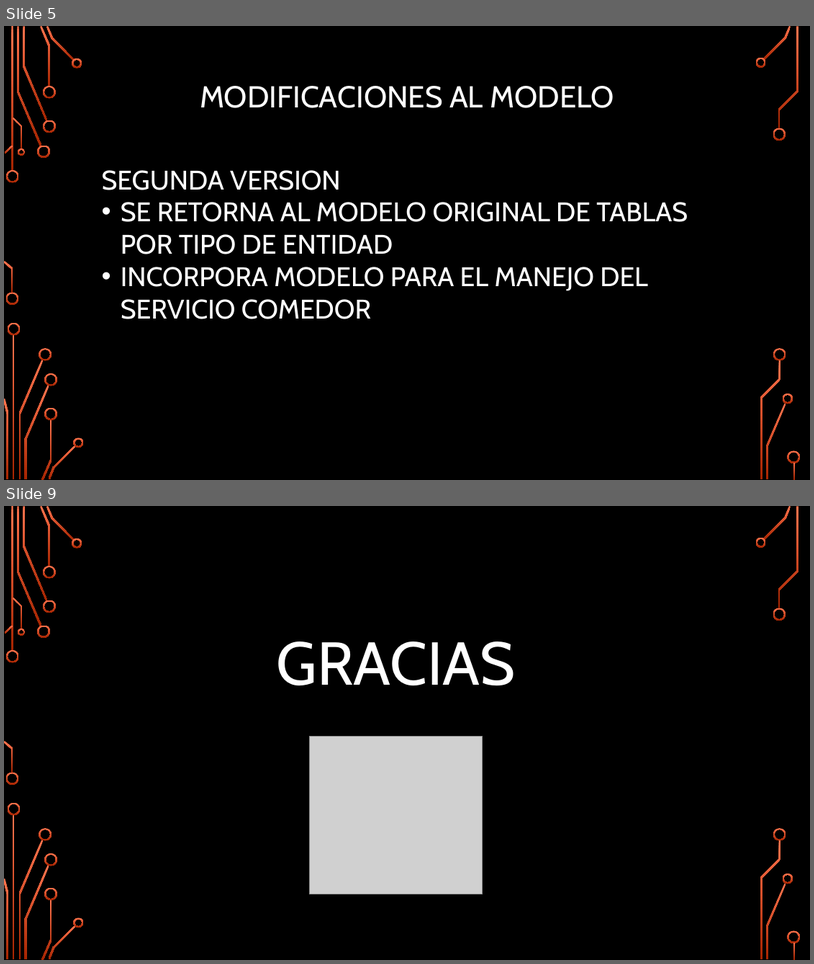
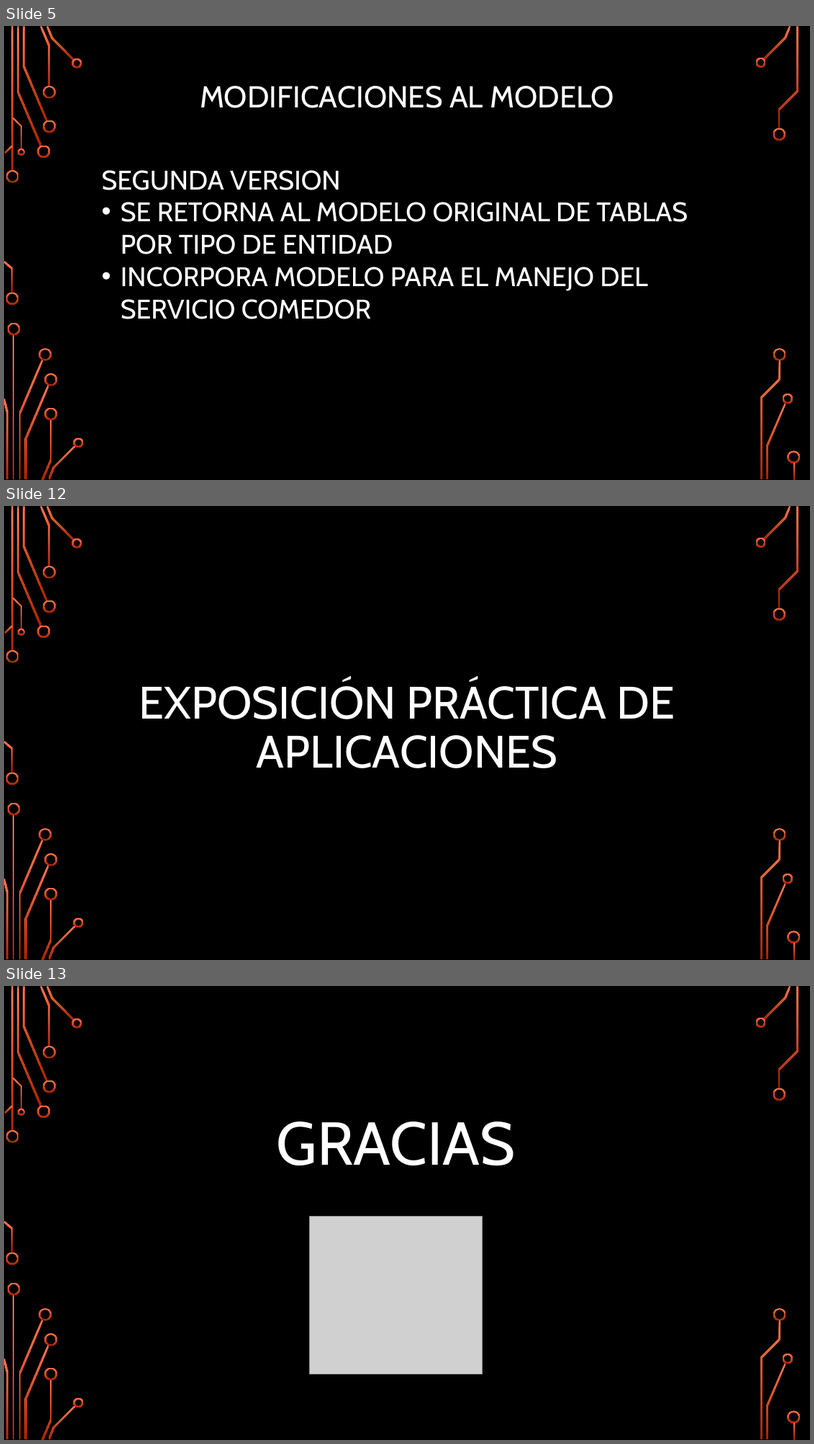
Before and after one commit to stpbrain/Portafolio2018, a slide deck: Documentacion/2 Etapa/Presentacion Etapa 2.pptx. Shown one above the other, each under a label of ours: slides 5 and 9 before the commit, slides 5, 12 and 13 after it; the slides between them are not shown. The pictures are 814x964 and 814x1444 pixels, drawn with LibreOffice and Linux fonts; fonts in the diff are those of the drawing; grey boxes stand for pictures; background and template pictures are left out. Boxes give left, top, right and bottom in pixels: in the first picture for what was removed or moved away, otherwise in the second. Text is boxed around its words. In the diff, an @@ line names an element or a change of style, - is before the commit and + after.

```diff
--- a/Documentacion/2 Etapa/Presentacion Etapa 2.pptx
+++ b/Documentacion/2 Etapa/Presentacion Etapa 2.pptx
@@ slide 12 added at [4, 506, 810, 960], background picture (left out); not listed: 36 template elements that a slide beside it also shows @@
@@ title added at [139, 680, 676, 768], 54 pt, text #FFFFFF @@
+EXPOSICIÓN PRÁCTICA DE APLICACIONES
@@ what was slide 9 is now slide 13 @@
```
Also in this commit, not shown: 2 slides changed, 5 other slides added, 2 slides removed.
